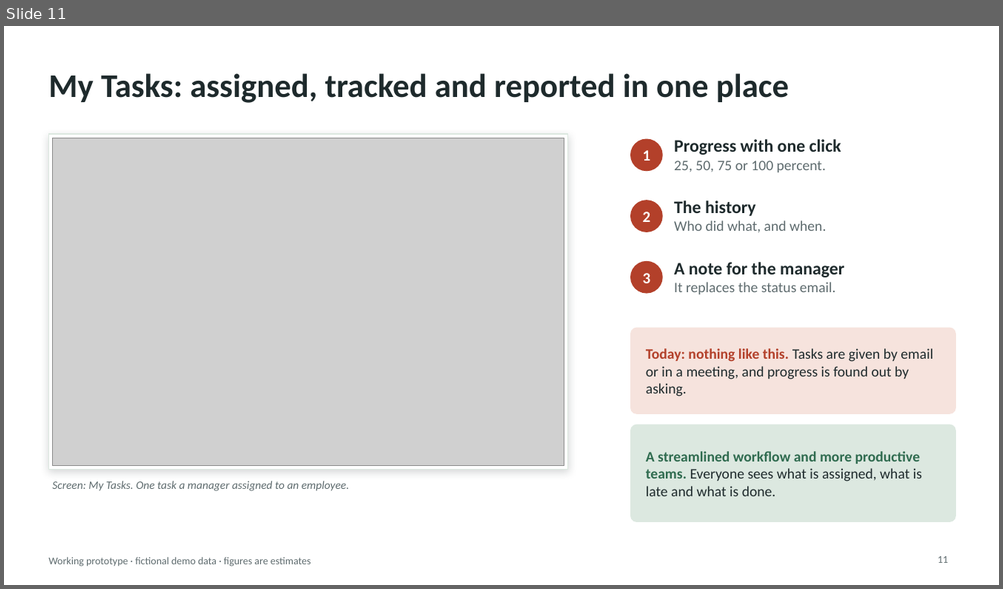
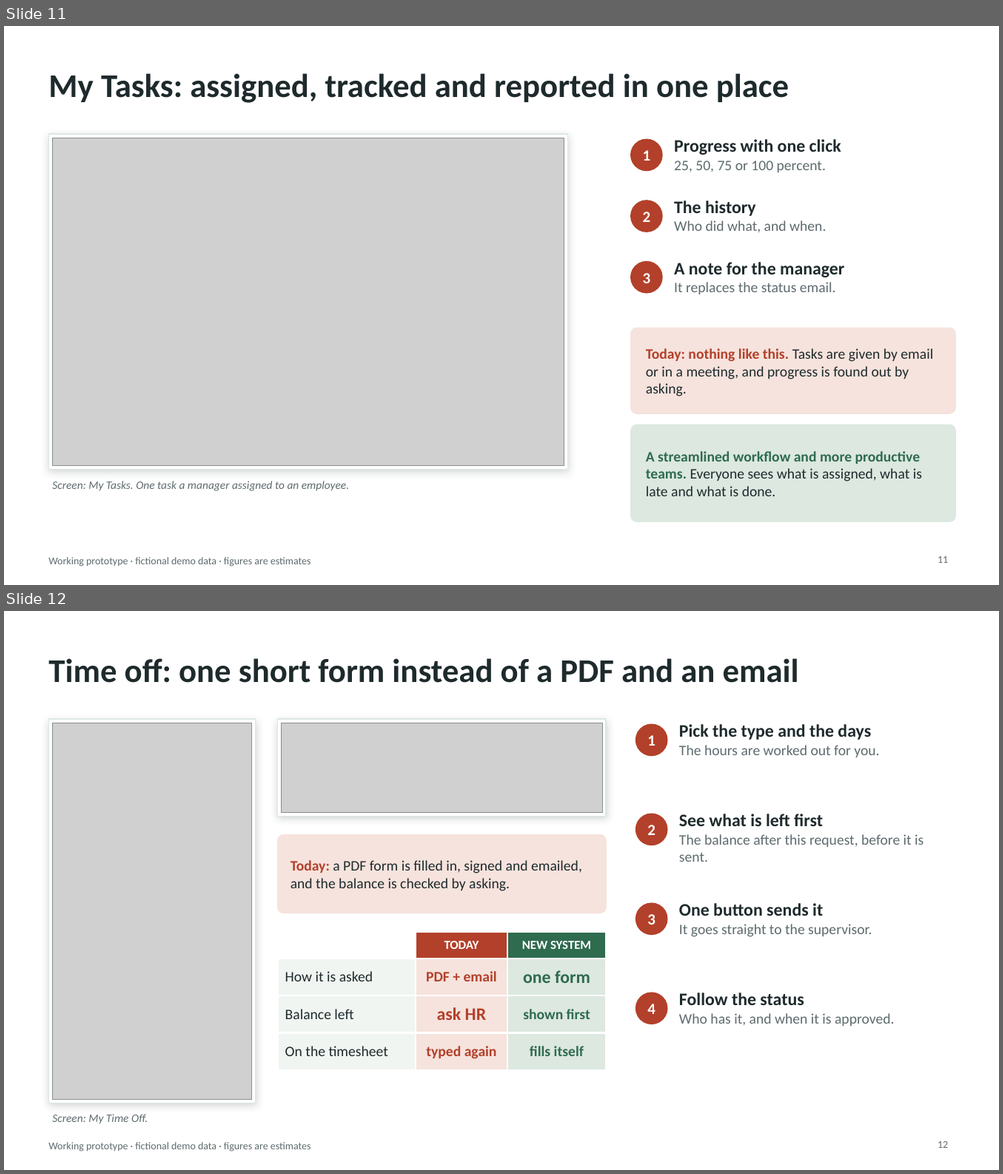
Before and after one commit to AndalibOlee/Portfolio, a slide deck: demo-platform/docs/DEMO_Executive_Presentation.pptx. Shown one above the other, each under a label of ours: slide 11 before the commit, slides 11 and 12 after it. The pictures are 1003x589 and 1003x1174 pixels, drawn with LibreOffice and Linux fonts; fonts in the diff are those of the drawing; grey boxes stand for pictures. Boxes give left, top, right and bottom in pixels: in the first picture for what was removed or moved away, otherwise in the second. Text is boxed around its words. In the diff, an @@ line names an element or a change of style, - is before the commit and + after.

```diff
--- a/demo-platform/docs/DEMO_Executive_Presentation.pptx
+++ b/demo-platform/docs/DEMO_Executive_Presentation.pptx
@@ slide 12 added at box(4, 611, 999, 1170), background #FFFFFF; not listed: 1 template element that a slide beside it also shows @@
@@ title added at box(48, 658, 799, 683), 32 pt, text #1E2A2C, bold @@
+Time off: one short form instead of a PDF and an email
@@ rectangle added at box(48, 719, 256, 1103), fill #FFFFFF, outline #DCE8E0 1 pt @@
@@ rectangle added at box(278, 719, 606, 816), fill #FFFFFF, outline #DCE8E0 1 pt @@
@@ picture added at box(53, 723, 252, 1099) @@
@@ picture added at box(282, 723, 603, 812) @@
@@ ellipse added at box(636, 724, 667, 756), fill #B3402A, outline #B3402A 1 pt @@
@@ text added at box(647, 735, 655, 746), 15 pt, text #FFFFFF, bold @@
+1
@@ text added at box(679, 724, 879, 758), 14 pt, text #5E6B6E @@
+Pick the type and the days
+The hours are worked out for you.
@@ ellipse added at box(636, 814, 667, 846), fill #B3402A, outline #B3402A 1 pt @@
@@ text added at box(647, 825, 655, 835), 15 pt, text #FFFFFF, bold @@
+2
@@ text added at box(679, 814, 923, 862), 14 pt, text #5E6B6E @@
+See what is left first
+The balance after this request, before it is sent.
@@ rounded rectangle added at box(278, 834, 606, 913), fill #F6E3DD, outline #F6E3DD 1 pt @@
@@ text added at box(290, 860, 582, 891), 14 pt, text #1E2A2C @@
+Today: a PDF form is filled in, signed and emailed, and the balance is checked by asking.
@@ ellipse added at box(636, 903, 667, 935), fill #B3402A, outline #B3402A 1 pt @@
@@ text added at box(647, 914, 655, 925), 15 pt, text #FFFFFF, bold @@
+3
@@ text added at box(679, 903, 871, 937), 14 pt, text #5E6B6E @@
+One button sends it
+It goes straight to the supervisor.
@@ table added at box(278, 932, 606, 1062), 4 rows, 3 columns @@
+ | TODAY | NEW SYSTEM
+How it is asked | PDF + email | one form
+Balance left | ask HR | shown first
+On the timesheet | typed again | fills itself
@@ ellipse added at box(636, 993, 667, 1025), fill #B3402A, outline #B3402A 1 pt @@
@@ text added at box(647, 1004, 655, 1014), 15 pt, text #FFFFFF, bold @@
+4
@@ text added at box(679, 993, 893, 1026), 14 pt, text #5E6B6E @@
+Follow the status
+Who has it, and when it is approved.
@@ text added at box(52, 1114, 148, 1125), 11 pt, text #5E6B6E, italic @@
+Screen: My Time Off.
@@ page number added at box(937, 1142, 948, 1148), 10 pt, text #5E6B6E @@
+12
```
Also in this commit, not shown: 1 slide changed, 12 other files.
